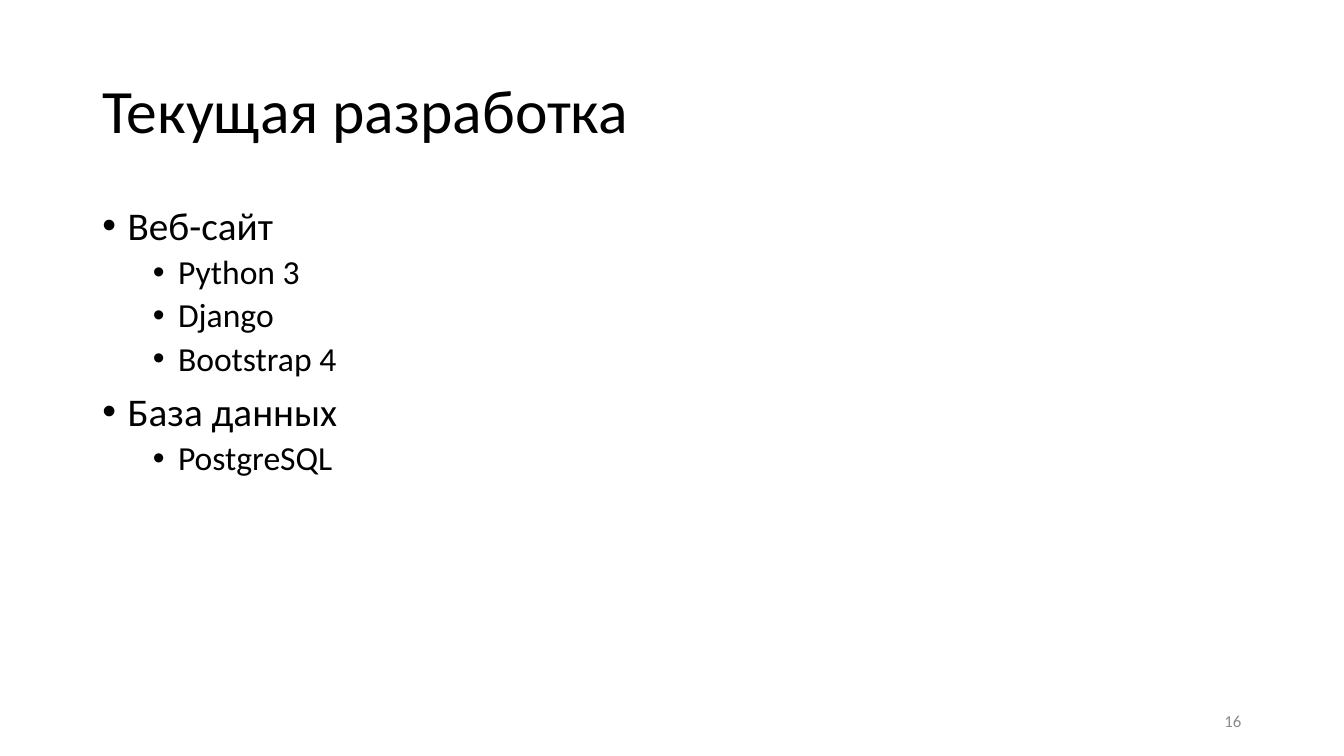
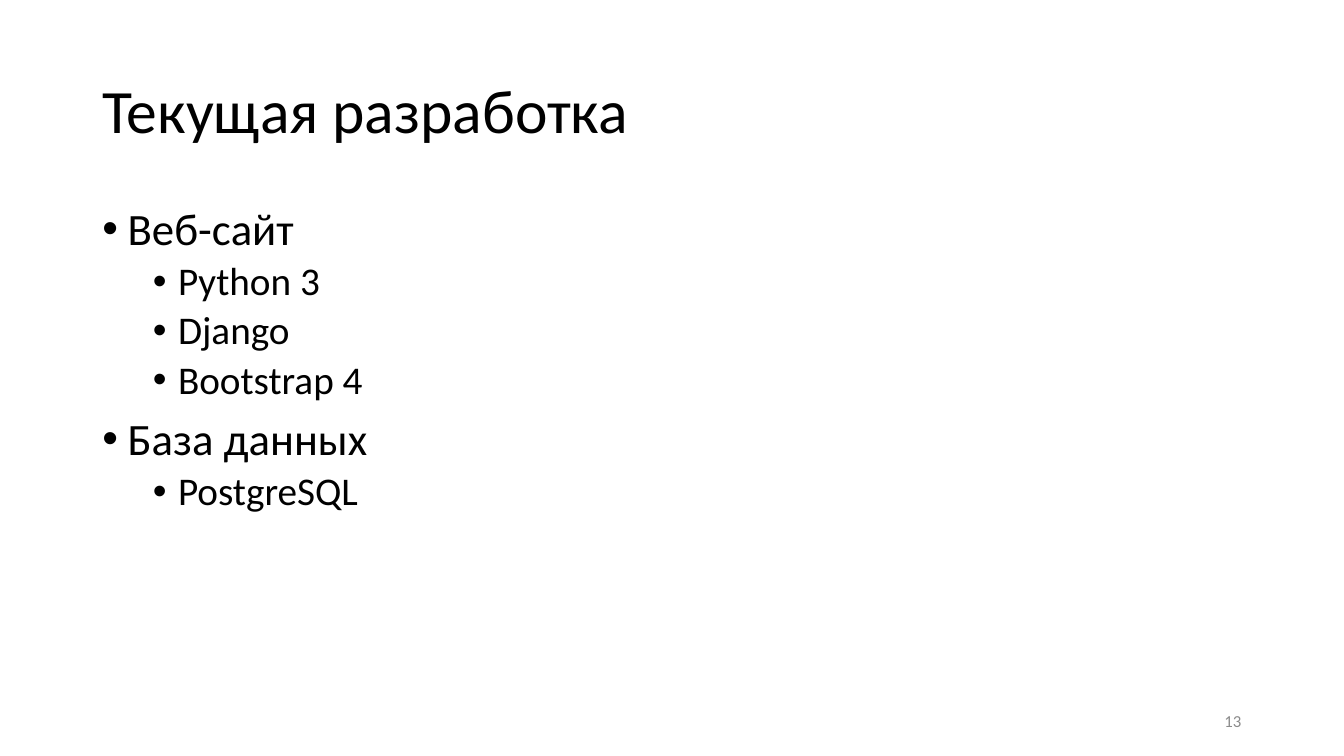
Before and after one commit to KerkDovan/GPO, a slide deck: slide 13 of Конференции/Международная научно-практическая конференция -Электронные средства и системы управления-/Выступление/Презентация.pptx (slide 16 before the commit). Drawn at 1344x756 pixels with LibreOffice and Linux fonts; fonts in the diff are those of the drawing. Boxes give left, top, right and bottom in pixels: in the first picture for what was removed or moved away, otherwise in the second. Text is boxed around its words. In the diff, an @@ line names an element or a change of style, - is before the commit and + after.

```diff
--- a/Конференции/Международная научно-практическая конференция -Электронные средства и системы управления-/Выступление/Презентация.pptx
+++ b/Конференции/Международная научно-практическая конференция -Электронные средства и системы управления-/Выступление/Презентация.pptx
@@ text "Веб-сайт" at box(128, 214, 368, 512): size 28 to 32 pt in "Веб-сайт", "База данных"; size 24 to 28 pt in "Python 3", "Django", "Bootstrap 4", "PostgreSQL" @@
@@ page number at box(1224, 716, 1241, 727): text changed @@
-16
+13
```
Also in this commit, not shown: 6 other slides changed, 3 slides removed, 3 other files.
